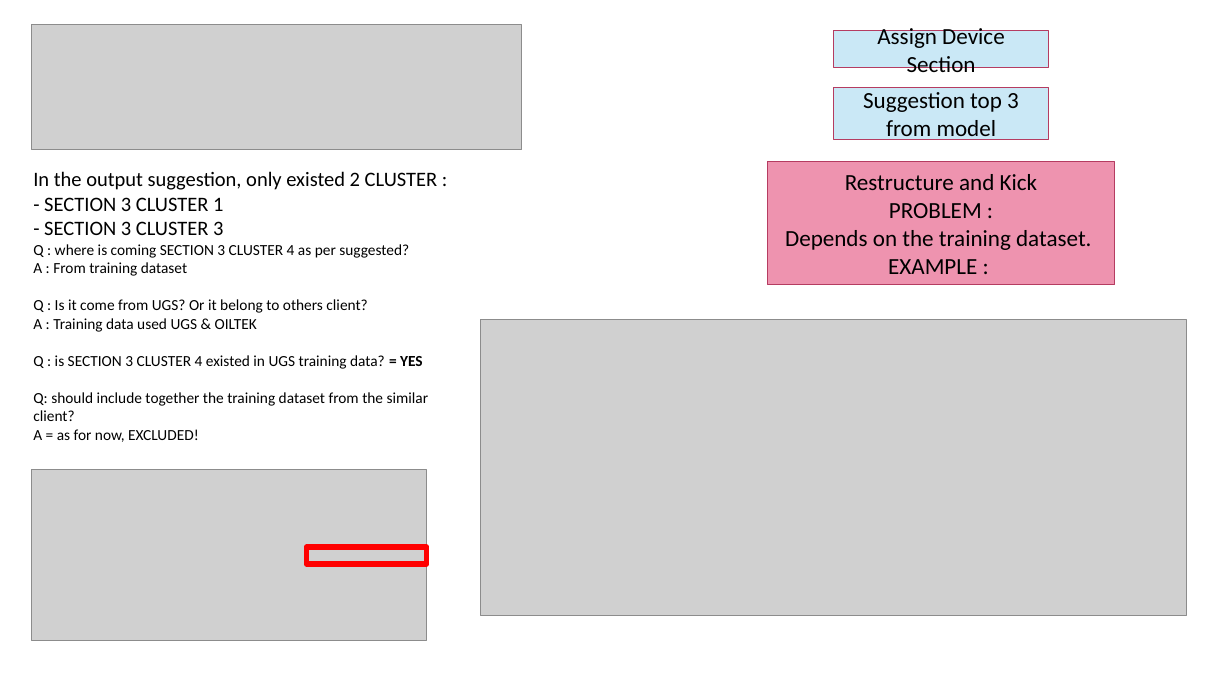
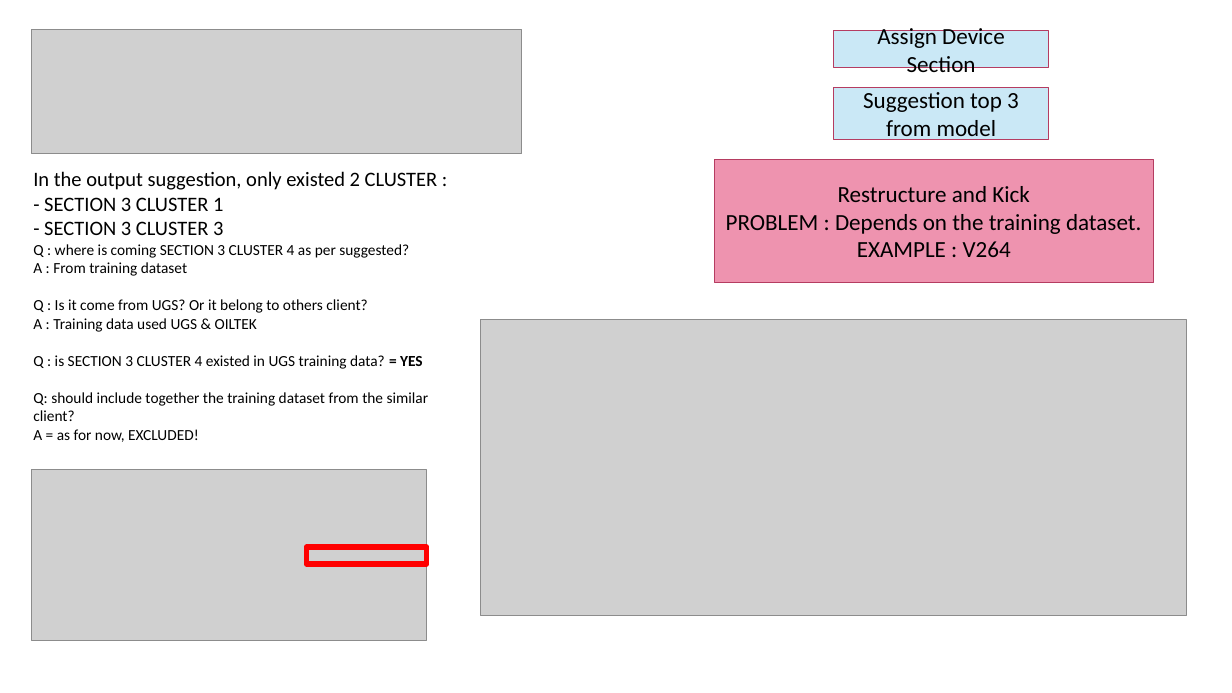
Before and after one commit to Syaziyah30/DeviceCluster, a slide deck: slide 4 of 1.training_model/supplementary/Device Identifier 20260520.pptx (slide 20 before the commit). Drawn at 1232x693 pixels with LibreOffice and Linux fonts; fonts in the diff are those of the drawing; grey boxes stand for pictures. Boxes give left, top, right and bottom in pixels: in the first picture for what was removed or moved away, otherwise in the second. Text is boxed around its words. In the diff, an @@ line names an element or a change of style, - is before the commit and + after.

```diff
--- a/1.training_model/supplementary/Device Identifier 20260520.pptx
+++ b/1.training_model/supplementary/Device Identifier 20260520.pptx
@@ picture: place and size @@
-picture at box(31, 25, 522, 150)
+picture at box(31, 30, 522, 154)
@@ rectangle "Restructure and Kick": place and size @@
-rectangle "Restructure and Kick" at box(768, 162, 1116, 285)
+rectangle "Restructure and Kick" at box(714, 159, 1153, 282)
@@ text in rectangle at box(726, 214, 1141, 257): text changed @@
-PROBLEM :
-Depends on the training dataset.
-EXAMPLE :
+PROBLEM : Depends on the training dataset.
+EXAMPLE : V264
```
Also in this commit, not shown: 2 other slides changed, 2 slides added, 7 slides removed, 1 other file.
